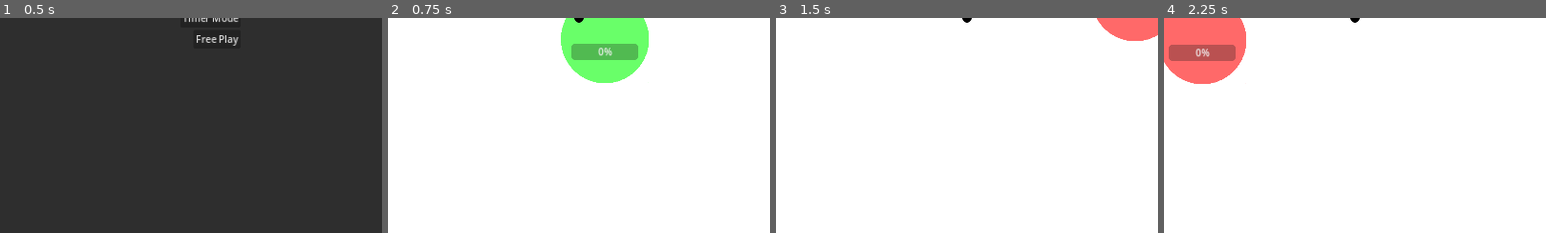
Above: before the commit, frames 1-4 (left to right).
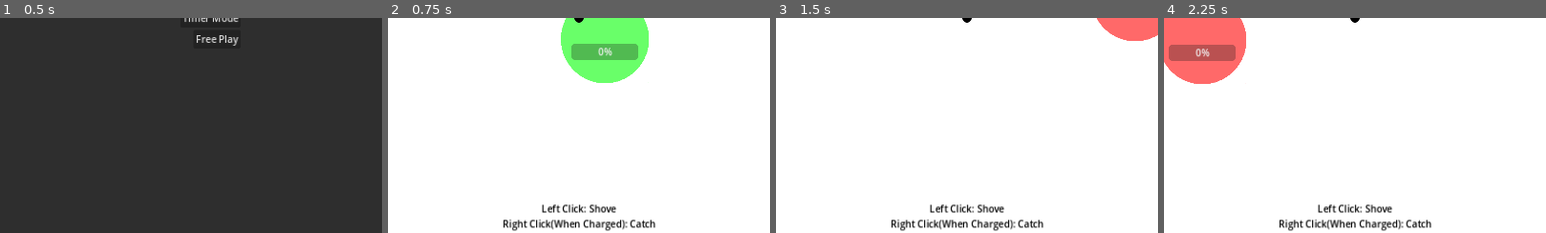
Above: after the commit, the same moments.

Repository: adsuttman/GBGJ1
Game: Godot game, scene res://main_menu.tscn
Same seed, same stepped clock (60 frames per second), same inputs: the game is played once before the commit and once after it.
Inputs (mouse positions are % of the whole screen's width and height, from its top left):
- Up to frame 1 (0.5 s): no input
- Up to frame 2 (0.75 s): click "Free Play" at 0.5 s
- Up to frame 3 (1.5 s): tap Enter at 1.25 s; move the mouse to (72, 45) at 1.27 s; click (72, 45) at 1.42 s
- Up to frame 4 (2.25 s): tap Space at 2 s; move the mouse to (30, 55) at 2.02 s; click (30, 55) at 2.17 s
The pictures show only the part of the screen within x 25-75%, y 50-100%; the shares and areas given below are measured in that part.

Frame 1 is identical in both runs. In frame 2, 1.6% of the frame differs, in the area x 30-70%, y 86-100%; in frame 3, 1.6%; in frame 4, 1.6%.

Commit message:
added tutorial

Diff:
--- a/game.gd
+++ b/game.gd
@@ -29,6 +29,7 @@
 	if !started:
 		game_started.emit()
 		started = true
+		$Tutorial.hide()
 
 
 func _on_retry_pressed() -> void:
--- a/game.tscn
+++ b/game.tscn
@@ -27,6 +27,9 @@
 
 [sub_resource type="LabelSettings" id="LabelSettings_7h8eb"]
 line_spacing = 0.0
+font_color = Color(0, 0, 0, 1)
+
+[sub_resource type="LabelSettings" id="LabelSettings_ufv1v"]
 font_color = Color(0, 0, 0, 1)
 
 [node name="Game" type="Node2D"]
@@ -159,6 +162,30 @@
 mouse_default_cursor_shape = 2
 text = "Return to Main Menu"
 
+[node name="Tutorial" type="Control" parent="."]
+top_level = true
+layout_mode = 3
+anchors_preset = 0
+offset_right = 1280.0
+offset_bottom = 720.0
+
+[node name="Label" type="Label" parent="Tutorial"]
+layout_mode = 1
+anchors_preset = 7
+anchor_left = 0.5
+anchor_top = 1.0
+anchor_right = 0.5
+anchor_bottom = 1.0
+offset_left = -128.5
+offset_top = -52.0
+offset_right = 128.5
+grow_horizontal = 2
+grow_vertical = 0
+text = "Left Click: Shove
+Right Click(When Charged): Catch"
+label_settings = SubResource("LabelSettings_ufv1v")
+horizontal_alignment = 1
+
 [connection signal="speeding" from="Ball" to="." method="_on_ball_speeding"]
 [connection signal="unfrozen" from="Ball" to="." method="_on_ball_unfrozen"]
 [connection signal="pressed" from="GameOver/Options/Retry" to="." method="_on_retry_pressed"]
Not shown: 1 places in game.tscn that only renumber resources
